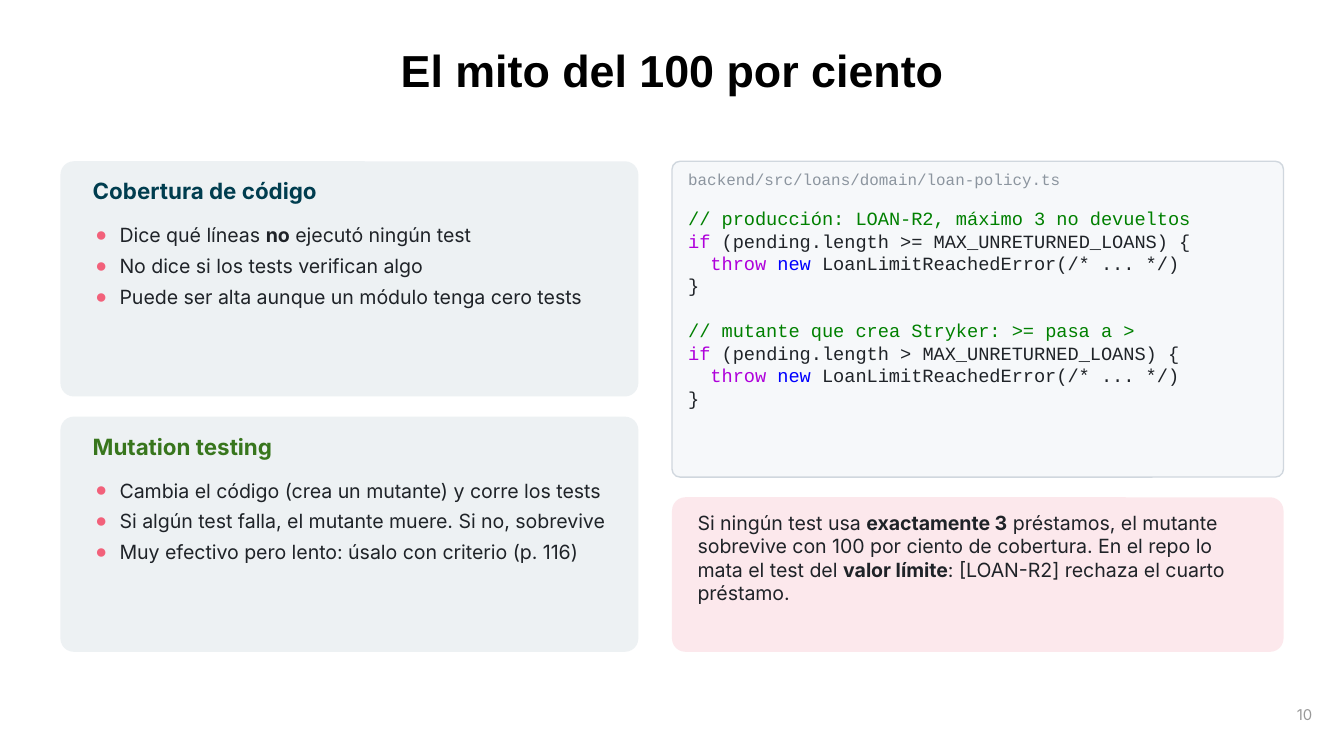
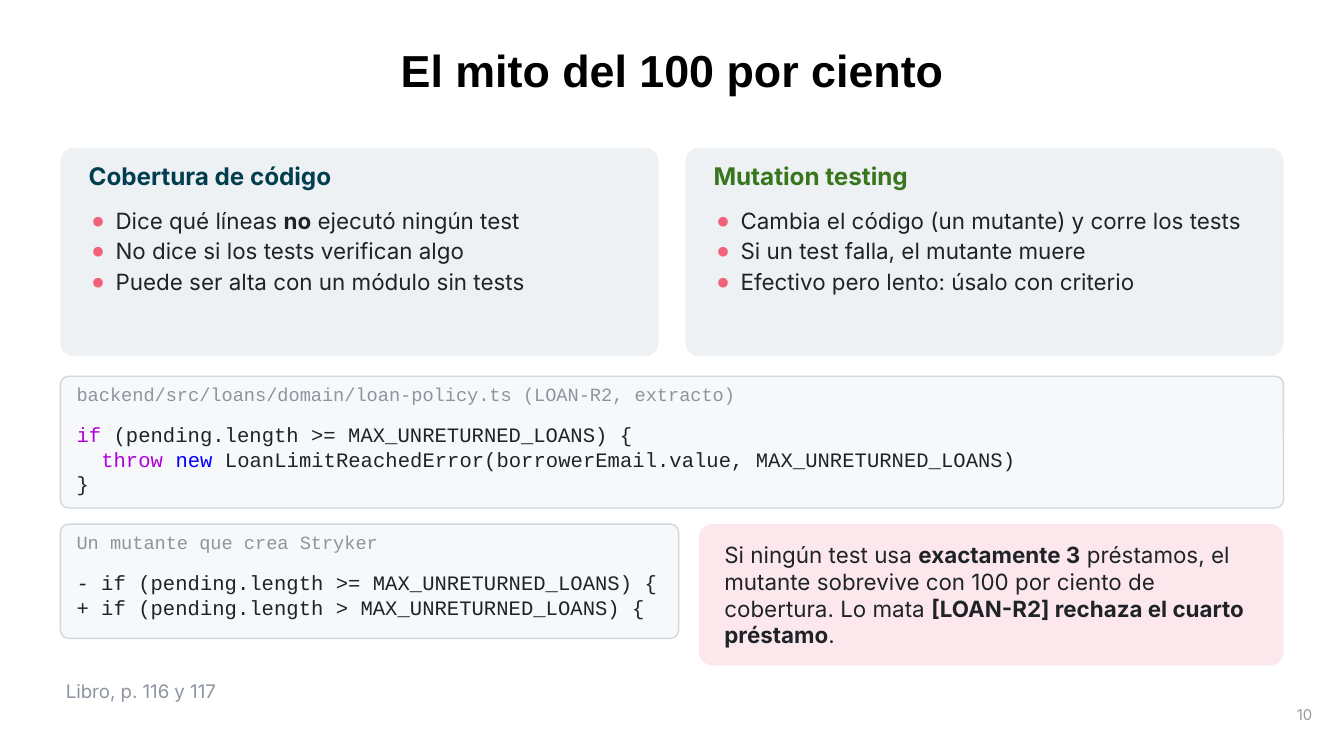
Before and after one commit to UC-IIC-3143-Software-Development/full_stack_testing, a slide deck: slide 10 of docs/presentacion/Full-Stack-Testing-IA-DevSecOps.pptx. Drawn at 1344x756 pixels with LibreOffice and Linux fonts; fonts in the diff are those of the drawing. Boxes give left, top, right and bottom in pixels: in the first picture for what was removed or moved away, otherwise in the second. Text is boxed around its words. In the diff, an @@ line names an element or a change of style, - is before the commit and + after.

```diff
--- a/docs/presentacion/Full-Stack-Testing-IA-DevSecOps.pptx
+++ b/docs/presentacion/Full-Stack-Testing-IA-DevSecOps.pptx
@@ rounded rectangle: place and size @@
-rounded rectangle at [60,161,638,396]
+rounded rectangle at [60,148,659,356]
@@ rounded rectangle: place and size @@
-rounded rectangle at [60,417,638,652]
+rounded rectangle at [685,148,1284,356]
@@ text "Cobertura de código": place and size @@
-text "Cobertura de código" at [93,182,317,204]
+text "Cobertura de código" at [89,166,331,191]
@@ text "Cobertura de código" at [89,166,331,191]: size 12 to 13 pt @@
@@ text "Mutation testing" at [714,166,907,191]: size 12 to 13 pt @@
@@ text "Mutation testing": place and size @@
-text "Mutation testing" at [93,438,272,460]
+text "Mutation testing" at [714,166,907,191]
@@ text "Dice qué líneas no ejecutó ...": place and size @@
-text "Dice qué líneas no ejecutó ..." at [120,227,581,308]
+text "Dice qué líneas no ejecutó ..." at [116,212,524,291]
@@ text at [116,212,519,264]: size 10.5 to 12 pt in "Dice qué líneas no ejecutó ningún test", "No dice si los tests verifican algo"; less space between paragraphs @@
@@ text at [722,212,1191,229]: paragraph removed @@
-// producción: LOAN-R2, máximo 3 no devueltos
@@ text at [741,211,1241,295]: text changed; size 10.5 to 12 pt @@
-● Cambia el código (crea un mutante) y corre los tests
-● Si algún test falla, el mutante muere. Si no, sobrevive
-● Muy efectivo pero lento: úsalo con criterio (p. 116)
+● Cambia el código (un mutante) y corre los tests
+● Si un test falla, el mutante muere
+● Efectivo pero lento: úsalo con criterio
@@ text at [116,273,524,291]: text changed; size 10.5 to 12 pt @@
-● Puede ser alta aunque un módulo tenga cero tests
+● Puede ser alta con un módulo sin tests
@@ text at [688,324,1157,386]: paragraphs removed @@
-// mutante que crea Stryker: >= pasa a >
-if (pending.length > MAX_UNRETURNED_LOANS) {
-throw new LoanLimitReachedError(/* ... */)
-}
@@ proportions changed in 4 elements at [60,148,659,356], [685,148,1284,356], [699,524,1284,665], [60,376,1284,508] @@
@@ rounded rectangle: place and size @@
-rounded rectangle at [672,161,1284,477]
+rounded rectangle at [60,376,1284,508]
@@ text at [77,388,736,405]: text changed; size 8.5 to 10 pt @@
-backend/src/loans/domain/loan-policy.ts
+backend/src/loans/domain/loan-policy.ts (LOAN-R2, extracto)
@@ text at [77,427,607,447]: size 10 to 11 pt in "if (pending.length >= MAX_UNRETURNED_LOANS) {", "}" @@
@@ text "if (pending.length >= MAX_UNRETURNED_LOANS) {": place and size @@
-text "if (pending.length >= MAX_UNRETURNED_LOANS) {" at [688,212,1191,386]
+text "if (pending.length >= MAX_UNRETURNED_LOANS) {" at [77,427,1015,472]
@@ text at [101,452,1015,472]: text changed; size 10 to 11 pt @@
-throw new LoanLimitReachedError(/* ... */)
+throw new LoanLimitReachedError(borrowerEmail.value, MAX_UNRETURNED_LOANS)
@@ rounded rectangle added at [60,524,679,638], fill #F6F8FA, outline #D0D7DE 0.75 pt @@
@@ text added at [77,536,378,553], 10 pt, text #8C959F @@
+Un mutante que crea Stryker
@@ rounded rectangle: place and size @@
-rounded rectangle at [672,497,1284,652]
+rounded rectangle at [699,524,1284,665]
@@ text "Si ningún test usa exactamente ..." at [724,546,1244,648]: vertical alignment top to middle @@
@@ text at [724,546,1244,648]: text changed; size 10.5 to 12 pt @@
-Si ningún test usa exactamente 3 préstamos, el mutante sobrevive con 100 por ciento de cobertura. En el repo lo mata el test del valor límite: [LOAN-R2] rechaza el cuarto préstamo.
+Si ningún test usa exactamente 3 préstamos, el mutante sobrevive con 100 por ciento de cobertura. Lo mata [LOAN-R2] rechaza el cuarto préstamo.
@@ text added at [101,575,632,620], 11 pt, text #1F2328 @@
+- if (pending.length >= MAX_UNRETURNED_LOANS) {
++ if (pending.length > MAX_UNRETURNED_LOANS) {
@@ text added at [66,684,216,702], 10 pt, text #8C959F @@
+Libro, p. 116 y 117
```
Also in this commit, not shown: 53 other slides changed, 11 slides added, 8 slides removed, 3 other files.
